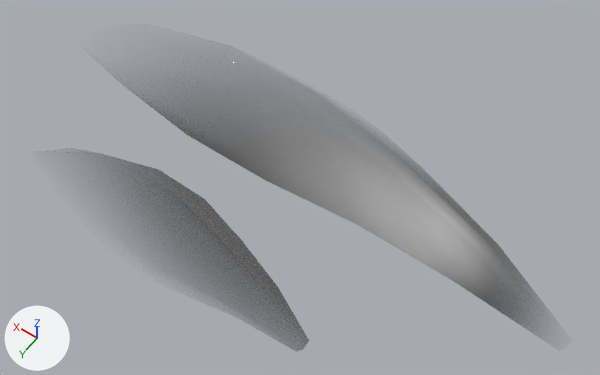
Renders of the FBX model Bin/Resources/Meshes/Effect/Slash/SwordSlash_00.fbx from each side of a commit.
Before and after are seen from a 50 mm lens placed at (-0.00679, 0.00069, 0.01148), pointed at (-0.00158, -0.0066, 0.00001). Every picture has the same lights, and +X, +Y and +Z are marked at lower left. Where no turn or scale is listed for an object, it has been applied to the vertices.

The older version as bpy lines, for what is in view:
```python
me_mesh = bpy.data.meshes.new('Mesh')
me_mesh.from_pydata(...)  # 79 vertices, 150 faces; spans x -0.0067..0.00464, y -0.00883..-0.00355, z -0.00117..0.00117
me_mesh.materials.append(mat_material__28)  # picture img_slash_00_png
ob_swordslash_00_new__lambert2 = bpy.data.objects.new('SwordSlash_00_new__lambert2', me_mesh)
ob_swordslash_00_new__lambert2.location = (0.0, 0.0, 0.0)
```
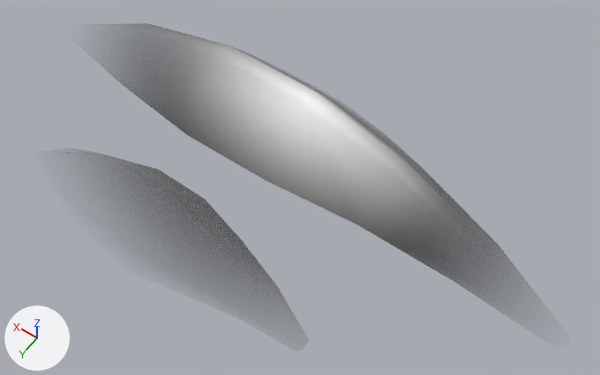
Boxes (x1, y1, x2, y2) around the edits, measured in the pictures (600 x 375 px):
'SwordSlash_00_new__lambert2', recoloured: (139, 27, 520, 333) in both

The change in detail:
Picture 'slash_00.dds' (img_slash_00_dds) is new.
Material 'Material #32' (mat_material__32) is new.
Its texture is img_slash_00_dds (with its transparency).
Its roughness is 0.0.
me_mesh has 79 vertices, 150 faces and spans x -0.0067..0.00464, y -0.00883..-0.00355, z -0.00117..0.00117.
me_mesh no longer uses material mat_material__28 (picture img_slash_00_png).
me_mesh now uses material mat_material__32 (picture img_slash_00_dds).
